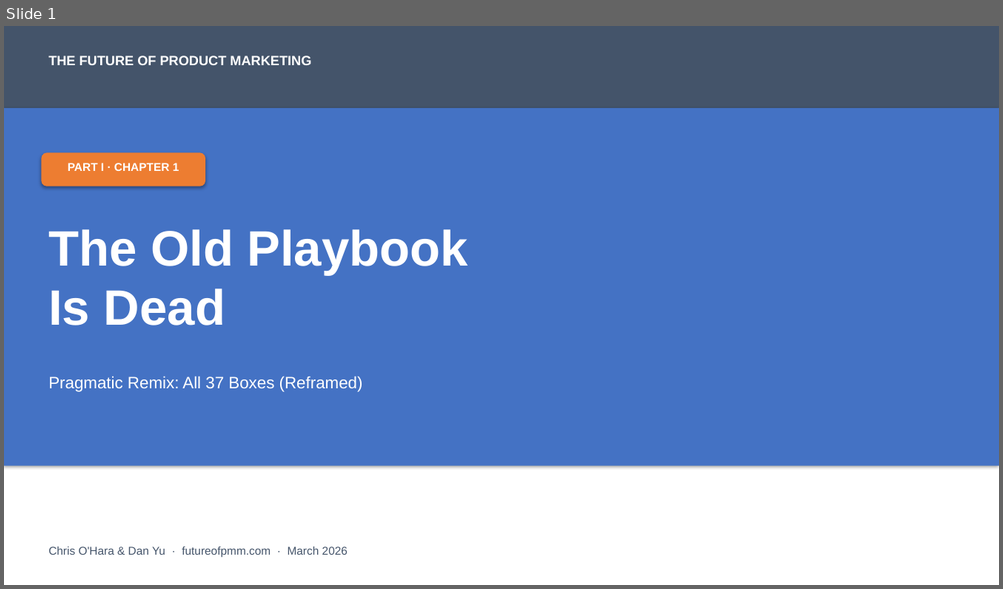
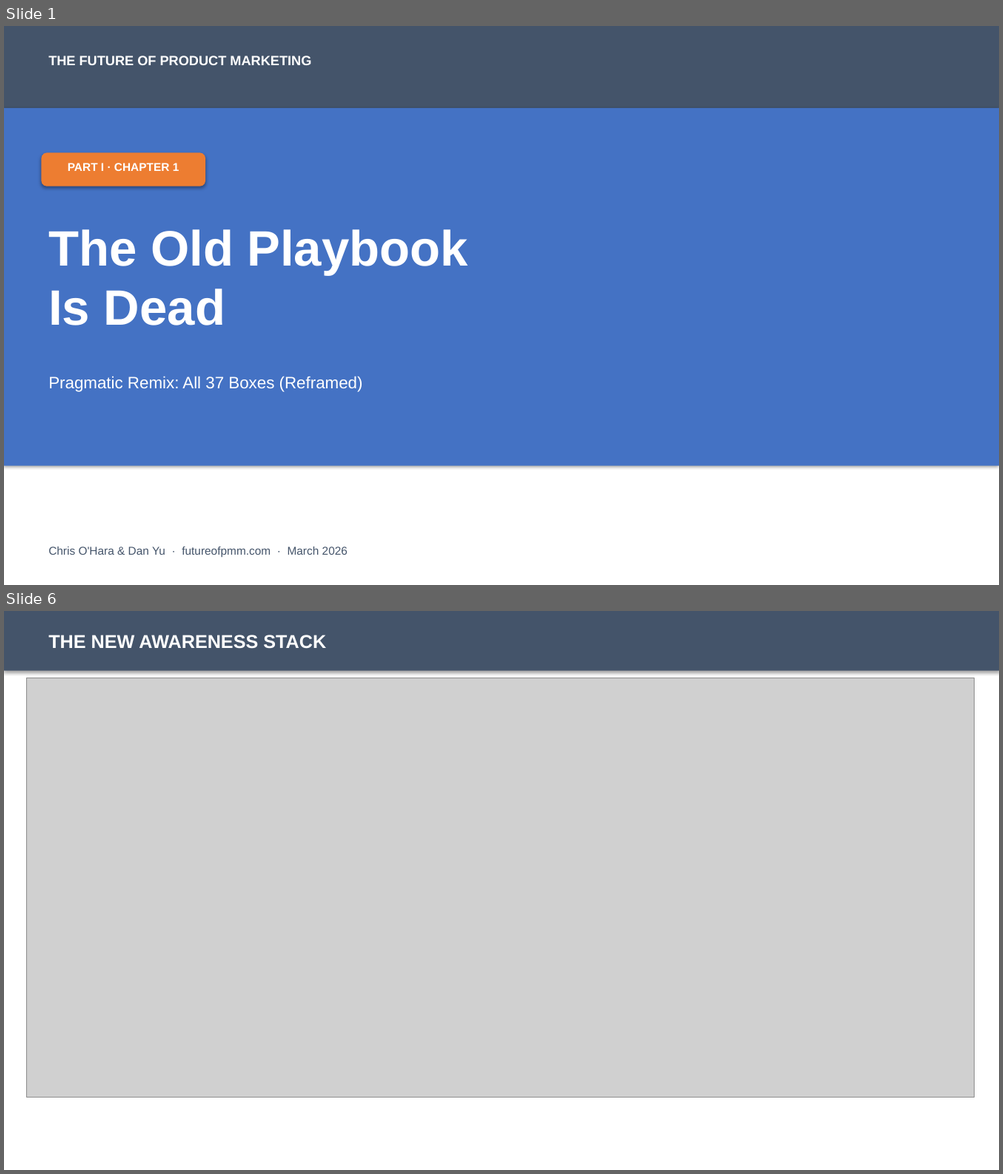
Before and after one commit to chrisohara99/futureofpmm, a slide deck: dist/curriculum/chapter-01/chapter-01-sap.pptx. Shown one above the other, each under a label of ours: slide 1 before the commit, slides 1 and 6 after it; the slides between them are not shown. The pictures are 1003x589 and 1003x1174 pixels, drawn with LibreOffice and Linux fonts; fonts in the diff are those of the drawing; grey boxes stand for pictures. Boxes give left, top, right and bottom in pixels: in the first picture for what was removed or moved away, otherwise in the second. Text is boxed around its words. In the diff, an @@ line names an element or a change of style, - is before the commit and + after.

Commit message:
Chapter 1: Updated with all 6 official graphics
PPT (11 slides):
- Core thesis
- Buyer Journey Compression
- Visibility Gap
- SEO to GEO
- New Awareness Stack
- Tiered Launch Model
- Pragmatic Funnel Map
- Three Clusters
- 10x Thesis
- CMO Perspective

Leave-behind PDF: 2 pages with all 6 figures

```diff
--- a/dist/curriculum/chapter-01/chapter-01-sap.pptx
+++ b/dist/curriculum/chapter-01/chapter-01-sap.pptx
@@ slide 6 added at [4, 611, 999, 1170], background #FFFFFF @@
@@ rectangle added at [4, 611, 999, 671], fill #44546A @@
@@ text added at [48, 635, 326, 649], 18 pt, text #FFFFFF, bold @@
+THE NEW AWARENESS STACK
@@ picture added at [26, 678, 974, 1097] @@
```
Also in this commit, not shown: 6 slides changed, 3 other slides added, 3 slides removed, 11 other files.
